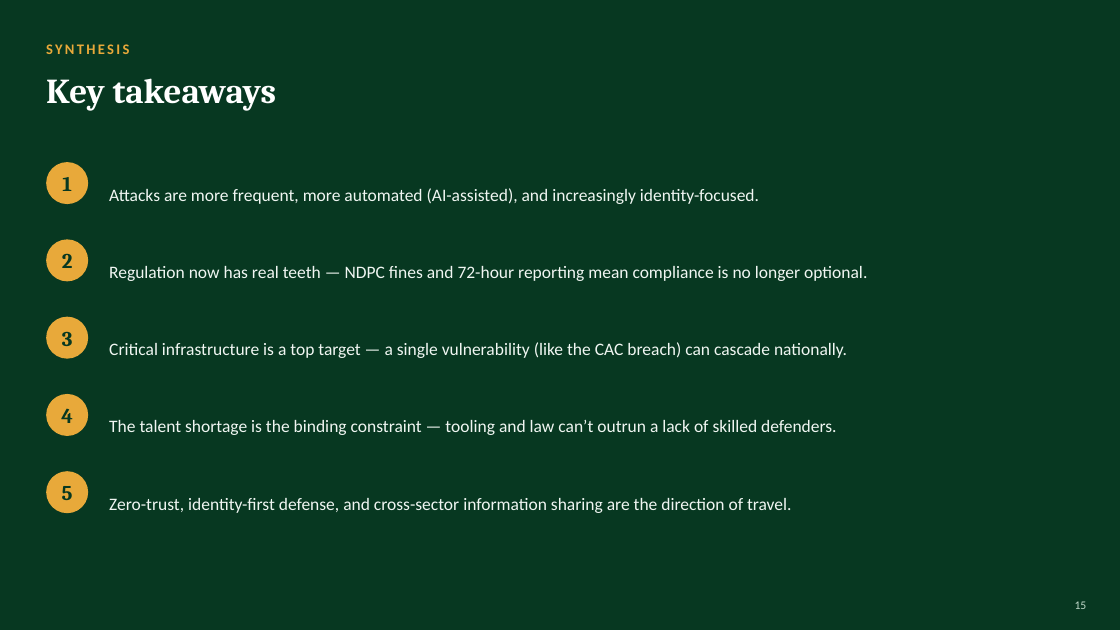
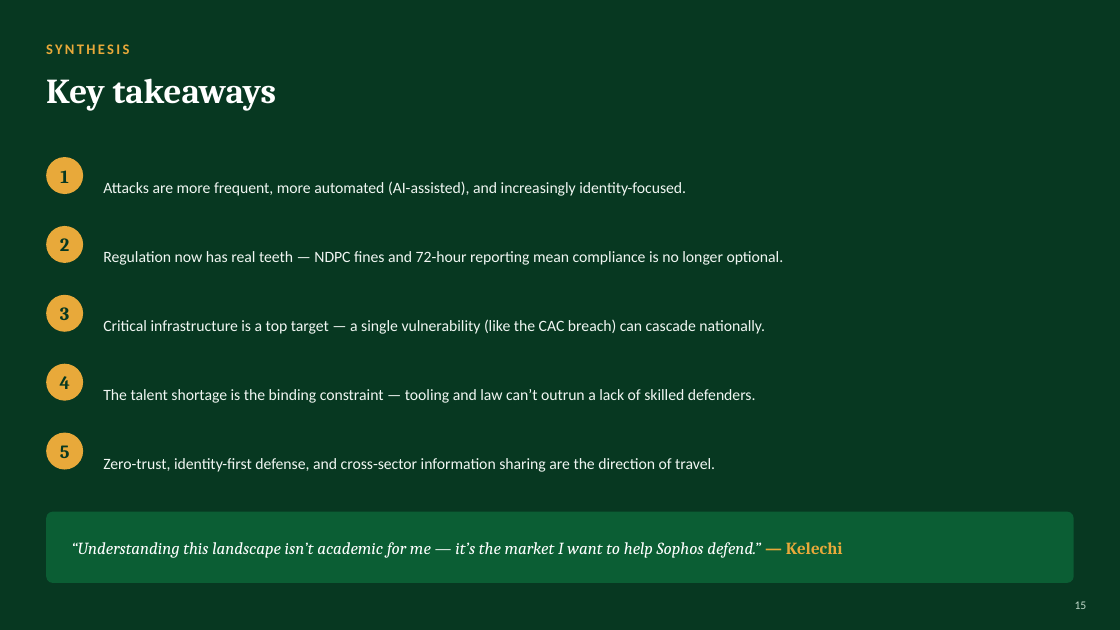
Before and after one commit to ahakelechi/kayceebanks, a slide deck: slide 15 of Cybersecurity_Trends_in_Nigeria.pptx. Drawn at 1120x630 pixels with LibreOffice and Linux fonts; fonts in the diff are those of the drawing. Boxes give left, top, right and bottom in pixels: in the first picture for what was removed or moved away, otherwise in the second. Text is boxed around its words. In the diff, an @@ line names an element or a change of style, - is before the commit and + after.

```diff
--- a/Cybersecurity_Trends_in_Nigeria.pptx
+++ b/Cybersecurity_Trends_in_Nigeria.pptx
@@ ellipse: place and size @@
-ellipse at (46,162,88,204)
+ellipse at (46,157,83,194)
@@ text "2": place and size @@
-text "2" at (62,253,73,268)
+text "2" at (60,238,69,251)
@@ ellipse: place and size @@
-ellipse at (46,239,88,281)
+ellipse at (46,226,83,263)
@@ text "Regulation now has real teeth ...": place and size @@
-text "Regulation now has real teeth ..." at (109,266,867,281)
+text "Regulation now has real teeth ..." at (103,251,784,265)
@@ text "3": place and size @@
-text "3" at (62,331,73,346)
+text "3" at (60,307,69,320)
@@ ellipse: place and size @@
-ellipse at (46,317,88,359)
+ellipse at (46,295,83,332)
@@ text "Critical infrastructure is a top ...": place and size @@
-text "Critical infrastructure is a top ..." at (109,342,847,358)
+text "Critical infrastructure is a top ..." at (103,319,765,334)
@@ text "4": place and size @@
-text "4" at (61,408,73,423)
+text "4" at (60,376,70,389)
@@ ellipse: place and size @@
-ellipse at (46,394,88,436)
+ellipse at (46,364,83,401)
@@ text "The talent shortage is the ...": place and size @@
-text "The talent shortage is the ..." at (109,420,836,435)
+text "The talent shortage is the ..." at (103,389,756,403)
@@ size 18 to 16 pt in 5 elements at (60,170,69,183), (60,238,69,251), (60,307,69,320), (60,376,70,389), (60,445,70,458) @@
@@ text "5": place and size @@
-text "5" at (62,486,73,500)
+text "5" at (60,445,70,458)
@@ ellipse: place and size @@
-ellipse at (46,471,88,513)
+ellipse at (46,433,83,470)
@@ size 15 to 13.5 pt in 5 elements at (103,181,686,196), (103,251,784,265), (103,319,765,334), (103,389,756,403), (103,458,715,472) @@
@@ text "Zero-trust, identity-first defense, and cross-sector ...": place and size @@
-text "Zero-trust, identity-first defense, and cross-sector ..." at (109,498,792,513)
+text "Zero-trust, identity-first defense, and cross-sector ..." at (103,458,715,472)
@@ rounded rectangle added at (46,512,1074,583), fill #0B5E34 @@
@@ text added at (71,542,843,558), 14.5 pt, text #FFFFFF, italic @@
+“Understanding this landscape isn’t academic for me — it’s the market I want to help Sophos defend.” — Kelechi
```
Also in this commit, not shown: 3 other slides changed.
